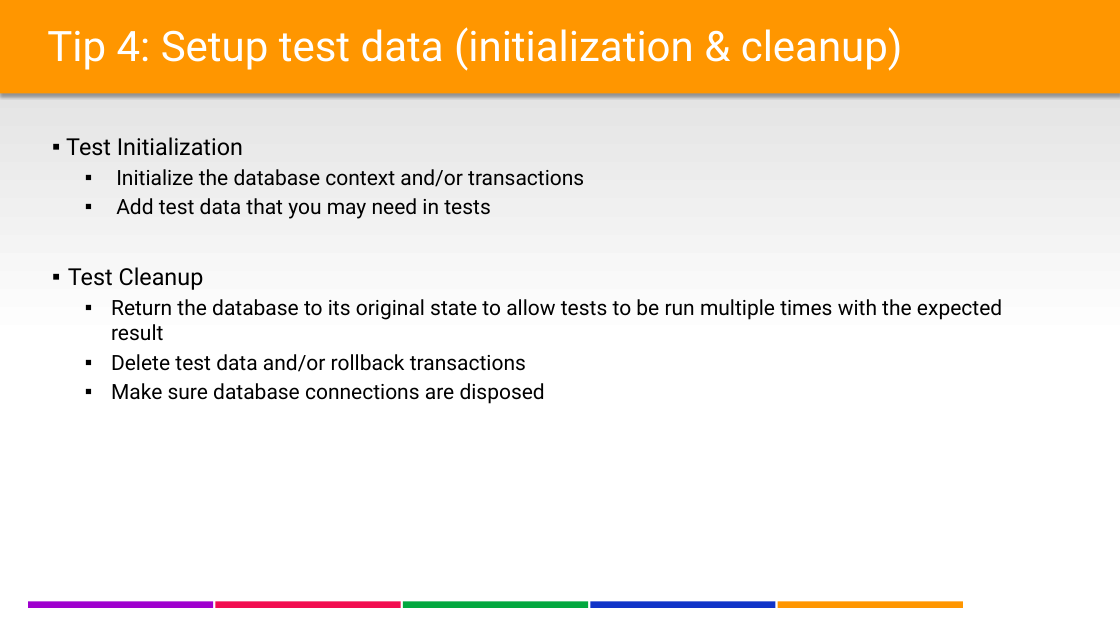
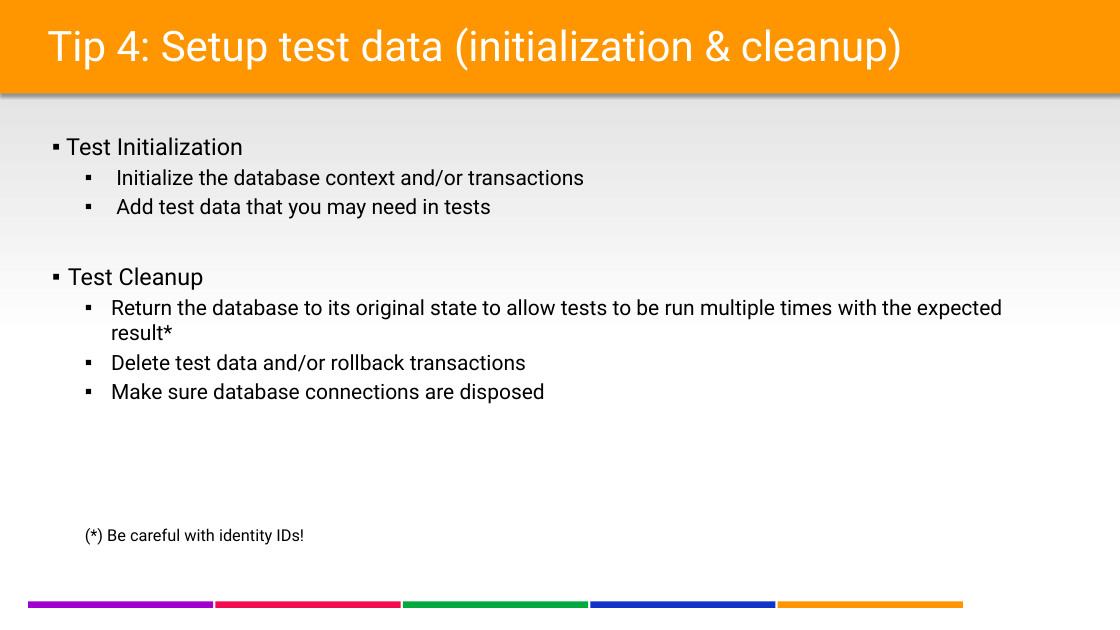
Before and after one commit to lgoldin/TestOrientedDevelopment, a slide deck: slide 14 of DesigningTestableApplications - Part II - DB Integration & Legacy Code.pptx. Drawn at 1120x630 pixels with LibreOffice and Linux fonts; fonts in the diff are those of the drawing; background and template pictures are left out. Boxes give left, top, right and bottom in pixels: in the first picture for what was removed or moved away, otherwise in the second. Text is boxed around its words. In the diff, an @@ line names an element or a change of style, - is before the commit and + after.

```diff
--- a/DesigningTestableApplications - Part II - DB Integration & Legacy Code.pptx
+++ b/DesigningTestableApplications - Part II - DB Integration & Legacy Code.pptx
@@ text at box(111, 299, 1002, 341): text changed @@
-  ▪ Return the database to its original state to allow tests to be run multiple times with the expected result
+  ▪ Return the database to its original state to allow tests to be run multiple times with the expected result*
@@ text at box(107, 528, 304, 545): paragraph added @@
+  (*) Be careful with identity IDs!
```
Also in this commit, not shown: 7 other slides changed.
